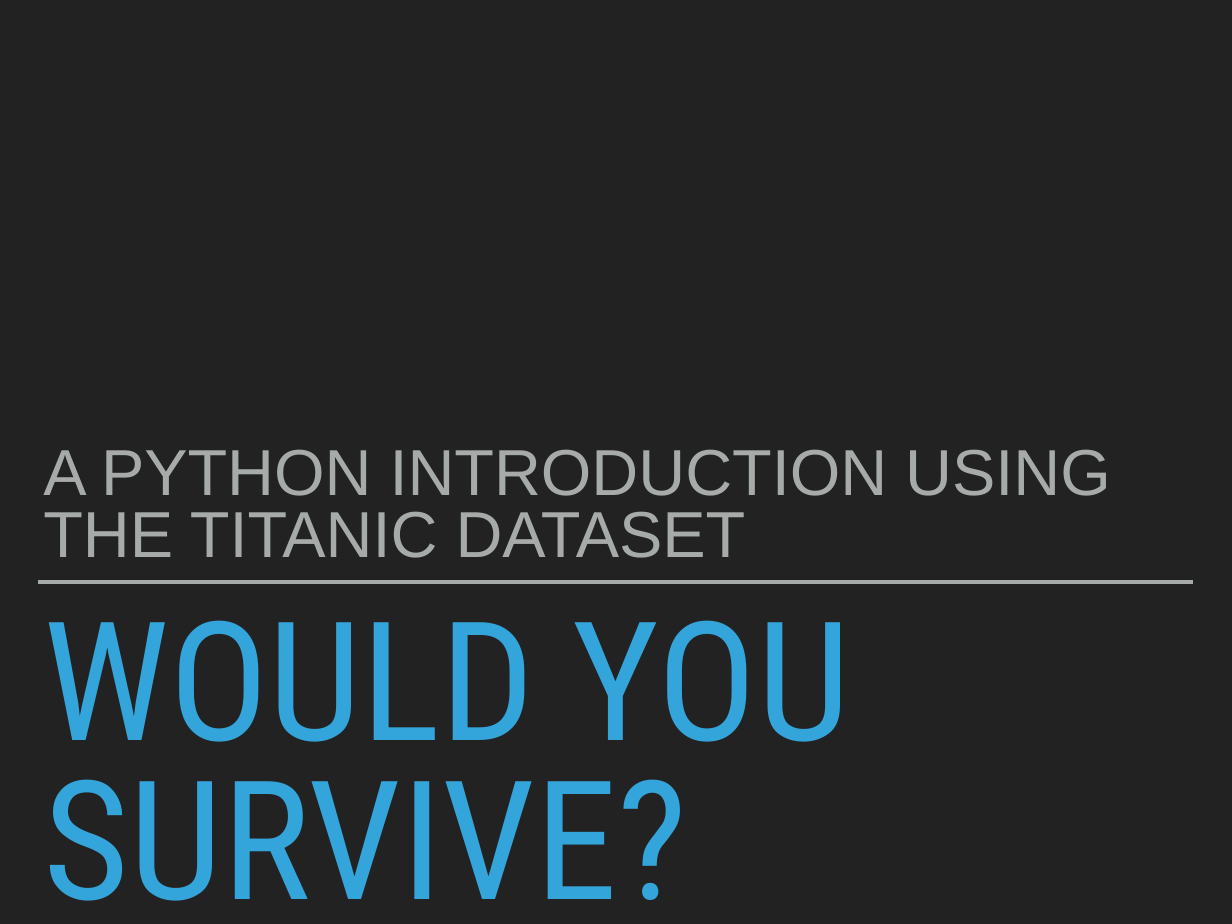
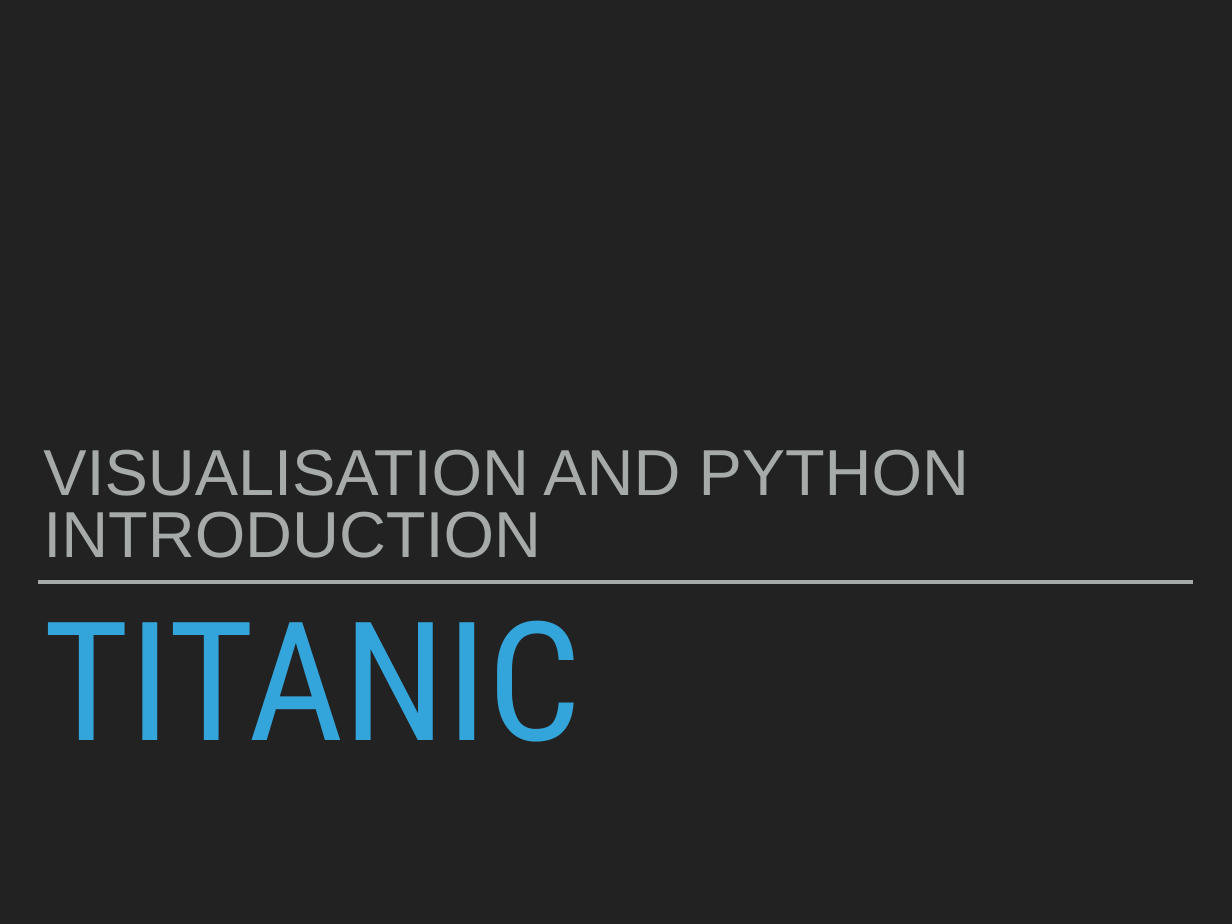
Before and after one commit to wizofe/lse-titanic, a slide deck: slide 1 of titanic_intro_python.pptx. Drawn at 1232x924 pixels with LibreOffice and Linux fonts; fonts in the diff are those of the drawing. Boxes give left, top, right and bottom in pixels: in the first picture for what was removed or moved away, otherwise in the second. Text is boxed around its words. In the diff, an @@ line names an element or a change of style, - is before the commit and + after.

```diff
--- a/titanic_intro_python.pptx
+++ b/titanic_intro_python.pptx
@@ subtitle at box(43, 449, 969, 558): text changed @@
-A PYTHON INTRODUCTION USING THE TITANIC DATASET
+VISUALISATION AND PYTHON INTRODUCTION
@@ title at box(43, 620, 581, 742): text changed @@
-WOULD YOU SURVIVE?
+TITANIC
```
Also in this commit, not shown: 5 other slides changed, 4 slides added.
